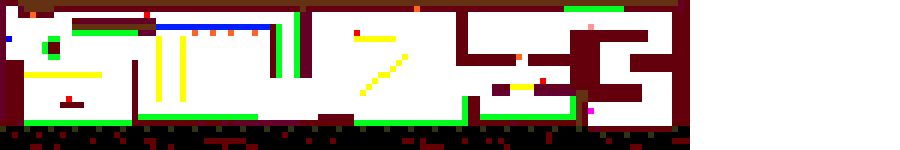
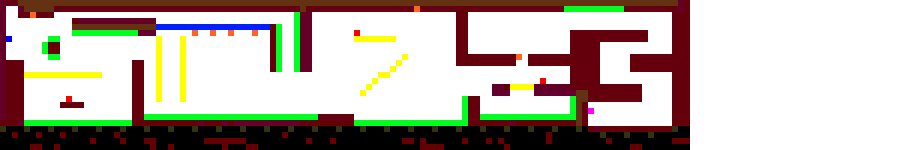
Layers edited between the first and the second 900 x 150 image:
painted on "level3.png" over (138, 12, 594, 120)
